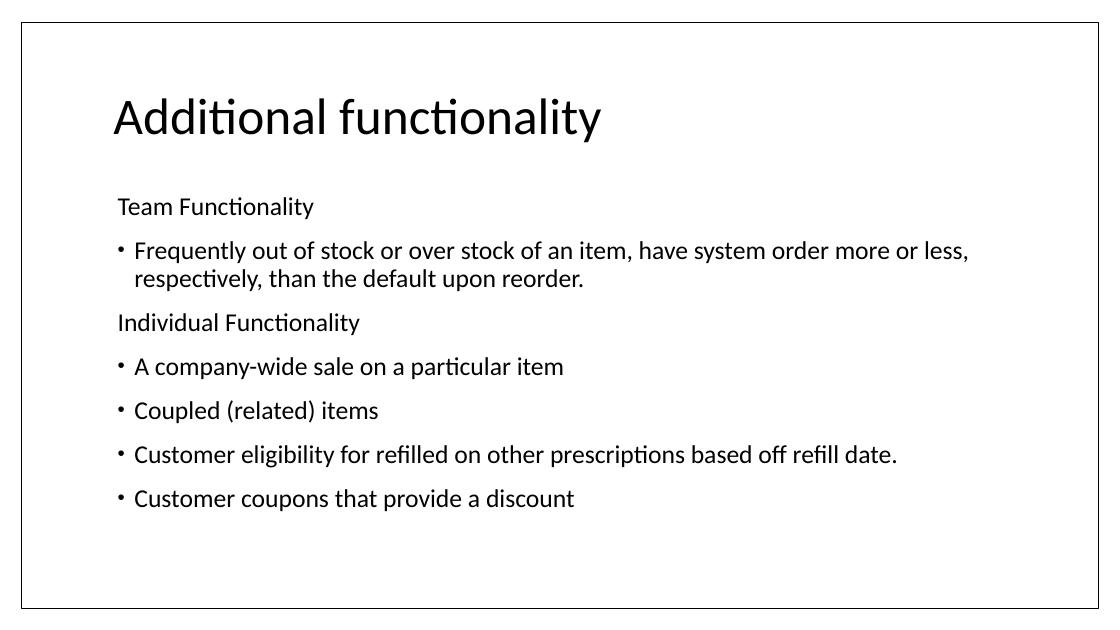
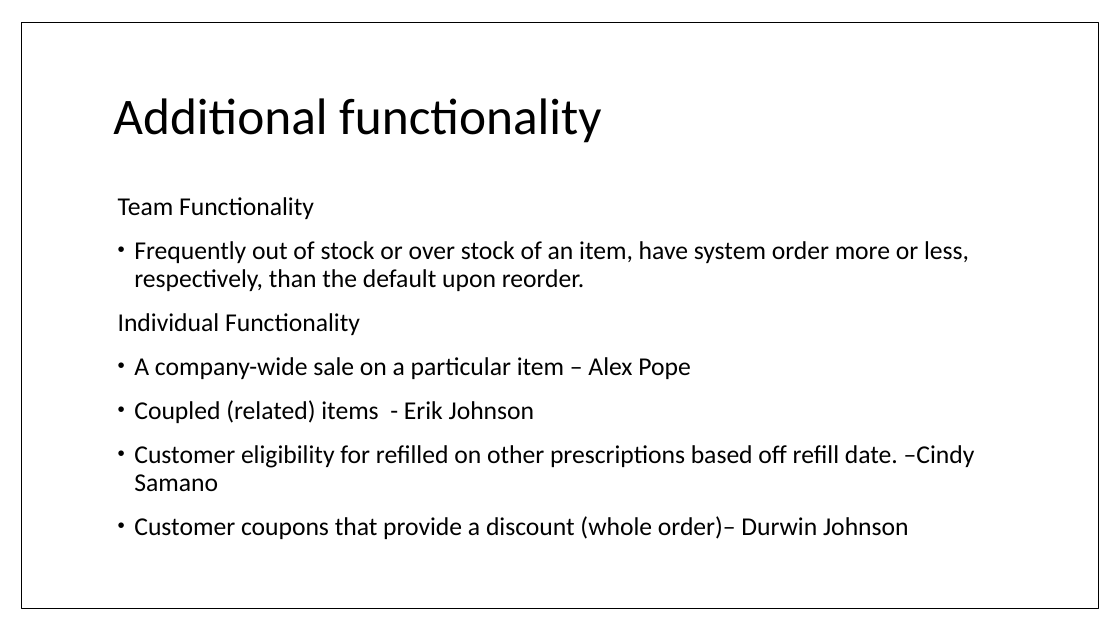
Before and after one commit to umdfeynman/umdfeynman, a slide deck: slide 7 of Work_In_Progress/CS/SPMP_Presentation.pptx (slide 6 before the commit). Drawn at 1120x630 pixels with LibreOffice and Linux fonts; fonts in the diff are those of the drawing. Boxes give left, top, right and bottom in pixels: in the first picture for what was removed or moved away, otherwise in the second. Text is boxed around its words. In the diff, an @@ line names an element or a change of style, - is before the commit and + after.

```diff
--- a/Work_In_Progress/CS/SPMP_Presentation.pptx
+++ b/Work_In_Progress/CS/SPMP_Presentation.pptx
@@ text at <box>134,357,975,539</box>: text changed @@
-• A company-wide sale on a particular item
-• Coupled (related) items
-• Customer eligibility for refilled on other prescriptions based off refill date.
-• Customer coupons that provide a discount
+• A company-wide sale on a particular item – Alex Pope
+• Coupled (related) items - Erik Johnson
+• Customer eligibility for refilled on other prescriptions based off refill date. –Cindy Samano
+• Customer coupons that provide a discount (whole order)– Durwin Johnson
```
Also in this commit, not shown: 6 other slides changed, 1 slide added.
